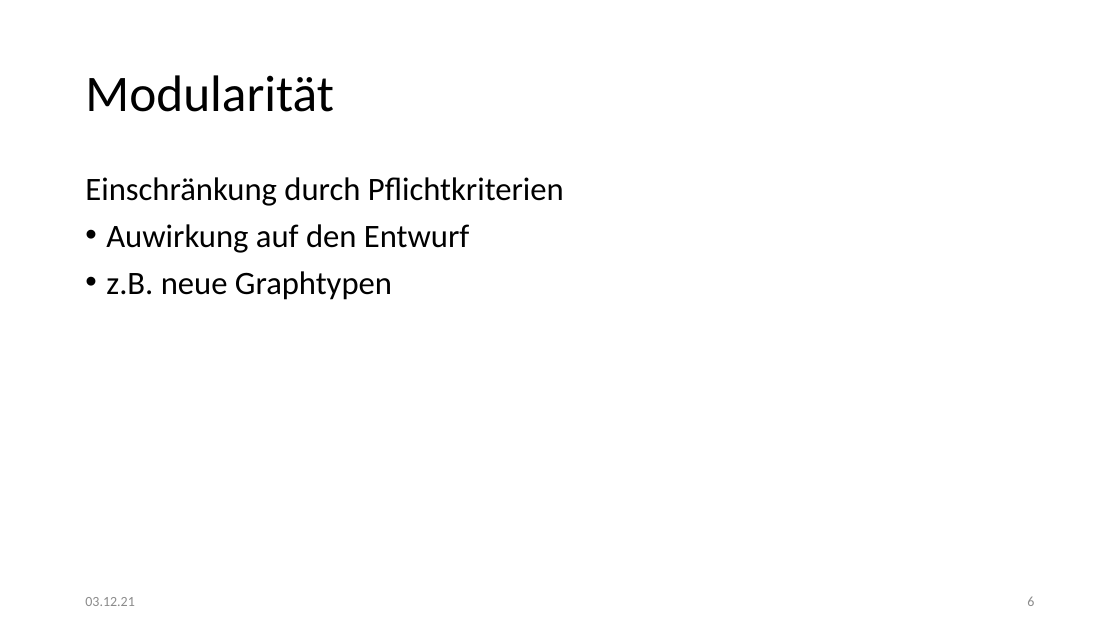
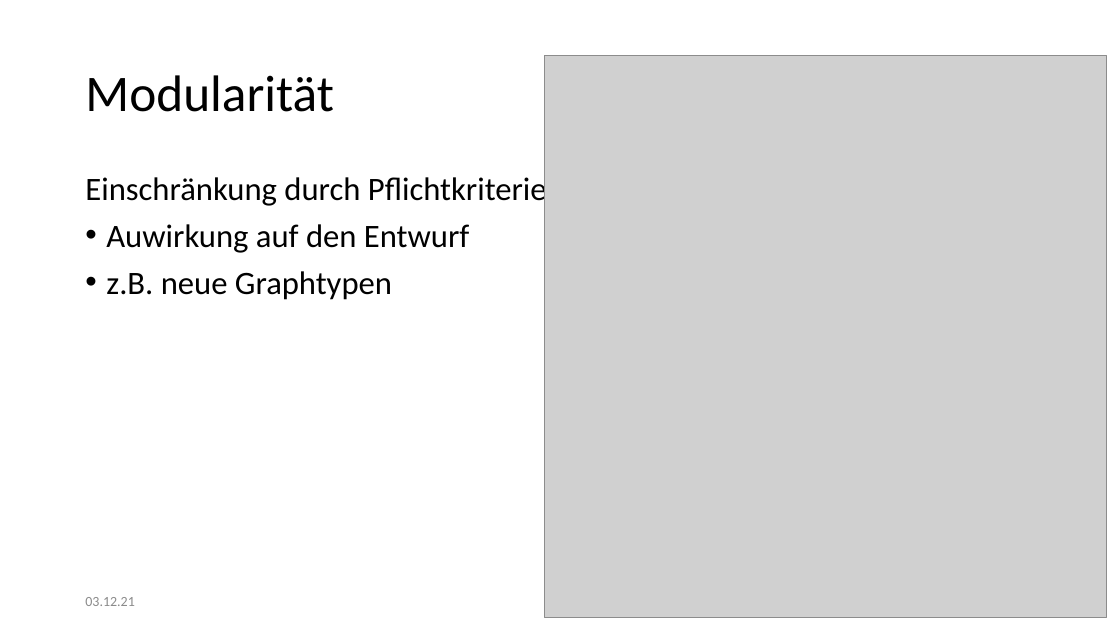
Before and after one commit to kittyahy/PSEAppGruppe2, a slide deck: slide 7 of Praesentationen/01-Definitionsphase/Präsentation.pptx (slide 6 before the commit). Drawn at 1120x630 pixels with LibreOffice and Linux fonts; fonts in the diff are those of the drawing; grey boxes stand for pictures. Boxes give left, top, right and bottom in pixels: in the first picture for what was removed or moved away, otherwise in the second. Text is boxed around its words. In the diff, an @@ line names an element or a change of style, - is before the commit and + after.

```diff
--- a/Praesentationen/01-Definitionsphase/Präsentation.pptx
+++ b/Praesentationen/01-Definitionsphase/Präsentation.pptx
@@ picture added at box(544, 55, 1107, 618) @@
@@ page number removed at box(1027, 597, 1034, 606) @@
-6
```
Also in this commit, not shown: 3 other slides changed, 1 slide added.
